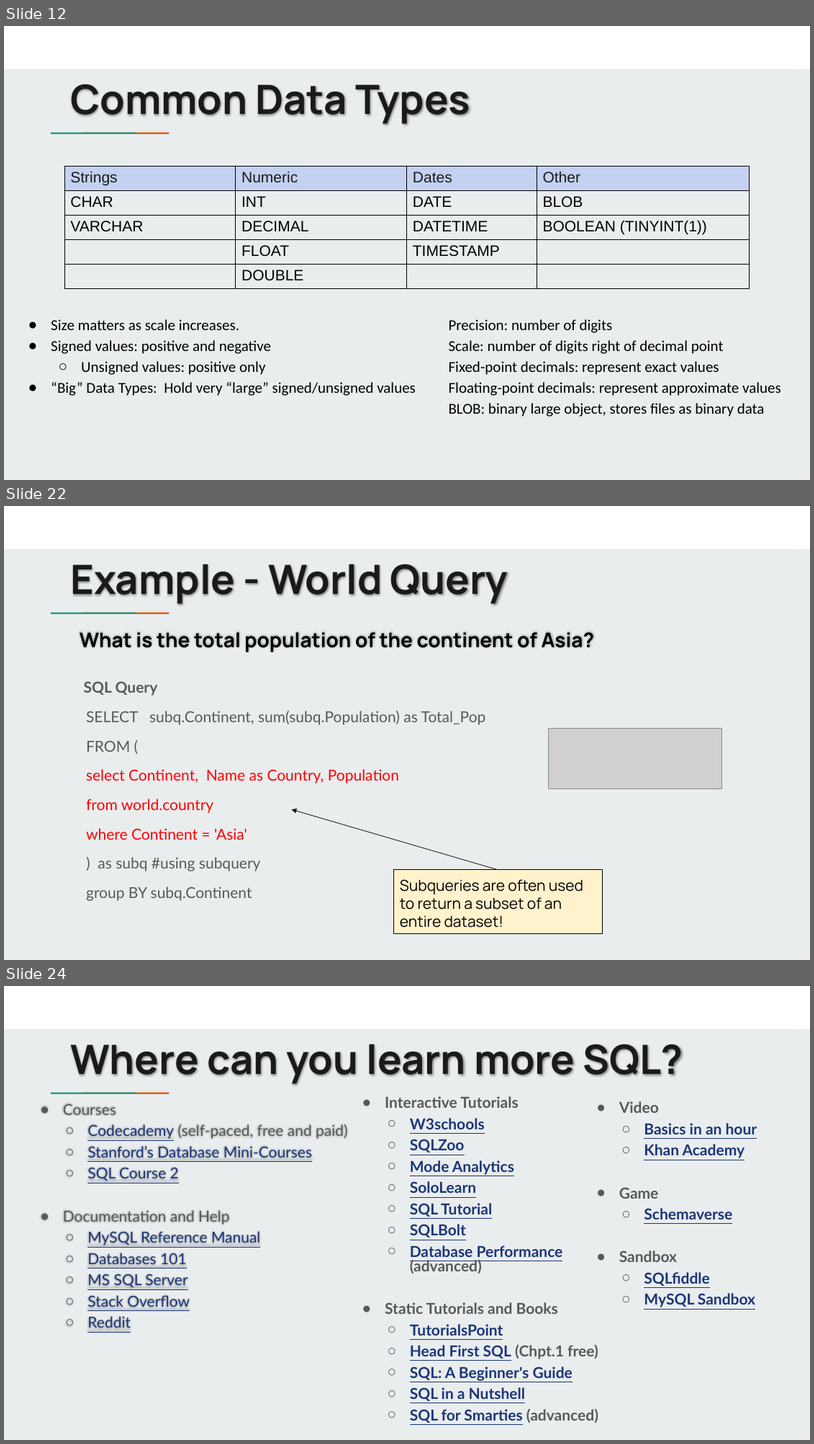
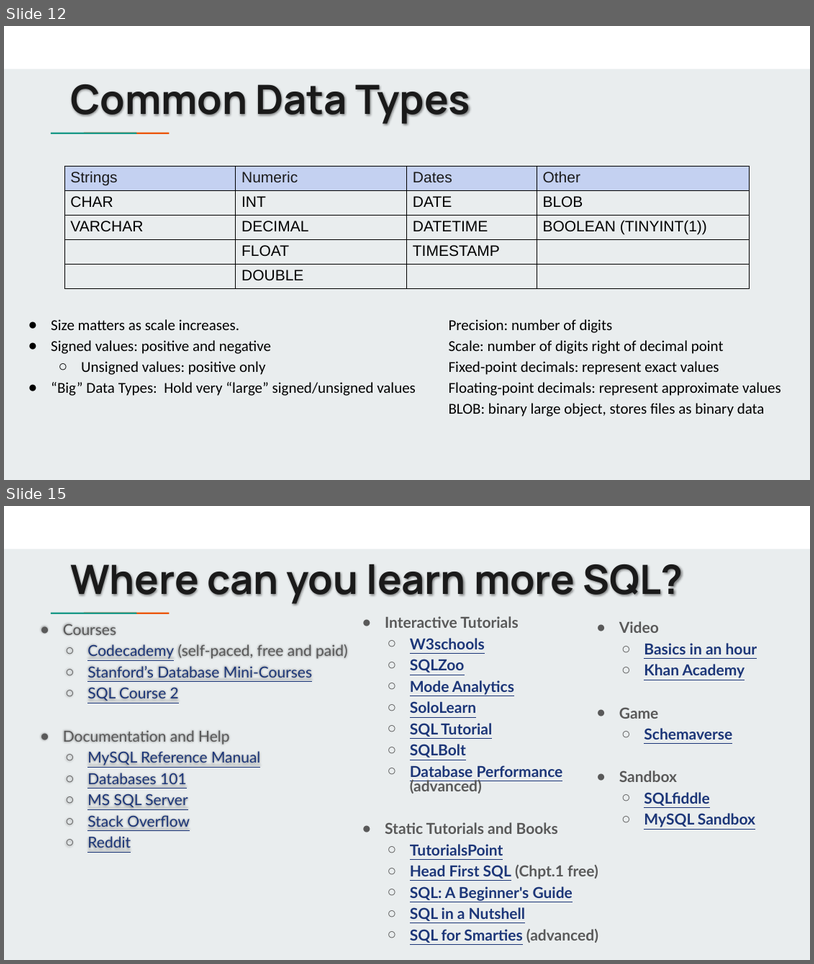
Before and after one commit to jbergmann56/OSDA-DataManipulationAndManagement, a slide deck: Lectures/(1) Data Manipulation - Basics.pptx. Shown one above the other, each under a label of ours: slides 12, 22 and 24 before the commit, slides 12 and 15 after it; the slides between them are not shown. The pictures are 814x1444 and 814x964 pixels, drawn with LibreOffice and Linux fonts; fonts in the diff are those of the drawing; grey boxes stand for pictures. Boxes give left, top, right and bottom in pixels: in the first picture for what was removed or moved away, otherwise in the second. Text is boxed around its words. In the diff, an @@ line names an element or a change of style, - is before the commit and + after.

```diff
--- a/Lectures/(1) Data Manipulation - Basics.pptx
+++ b/Lectures/(1) Data Manipulation - Basics.pptx
@@ slide 22 removed at [4,506,810,960], background #E9EDEE; not listed: 3 template elements that a slide beside it also shows @@
@@ title removed at [70,564,508,605] @@
-Example - World Query
@@ subtitle removed at [80,632,594,652] @@
-What is the total population of the continent of Asia?
@@ text removed at [84,681,486,901] @@
-SQL Query
-SELECT subq.Continent, sum(subq.Population) as Total_Pop
-FROM (
-select Continent, Name as Country, Population
-from world.country
-where Continent = 'Asia'
-) as subq #using subquery
-group BY subq.Continent
@@ picture removed at [549,728,723,788] @@
@@ arrow removed from (498, 870) to (292, 809) @@
@@ rectangle removed at [394,870,603,934] @@
-Subqueries are often used to return a subset of an entire dataset!
@@ what was slide 24 is now slide 15 @@
```
Also in this commit, not shown: 3 slides changed, 2 slides added, 10 other slides removed, 2 other files.
